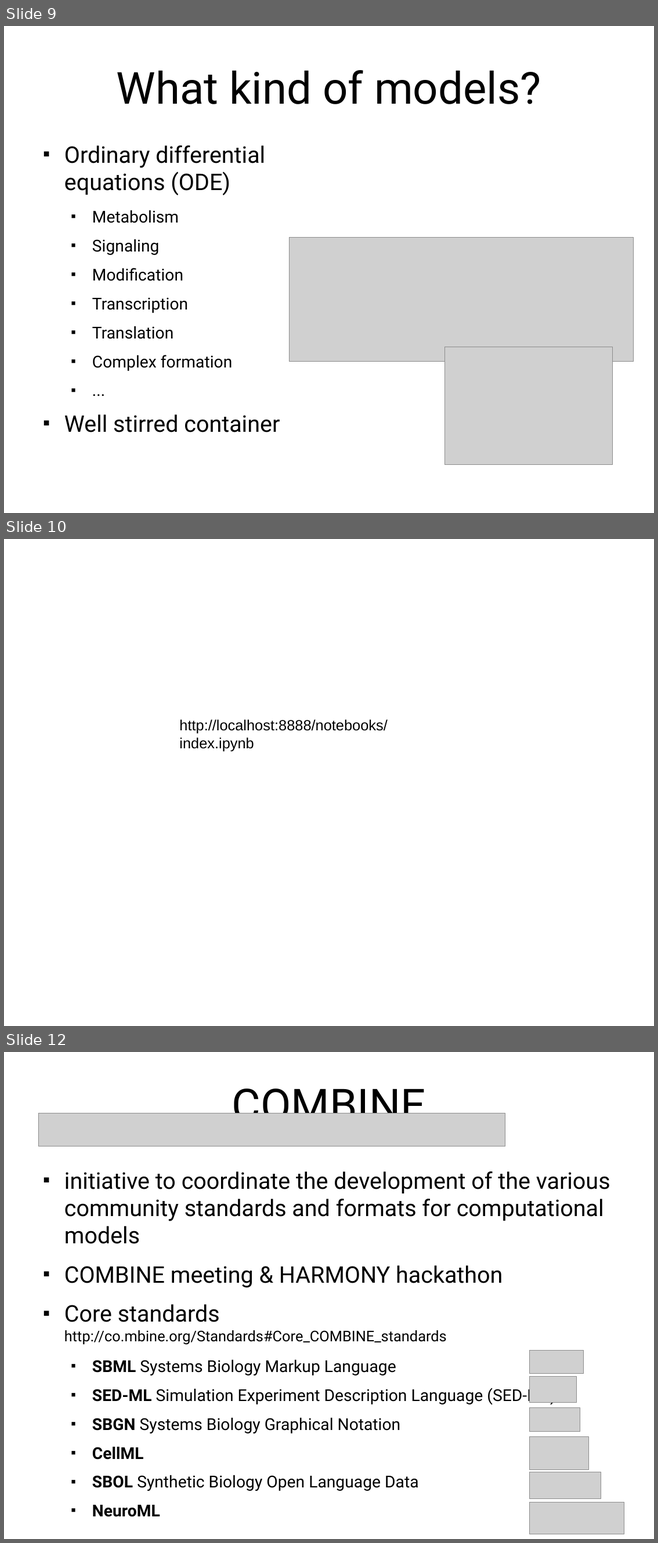
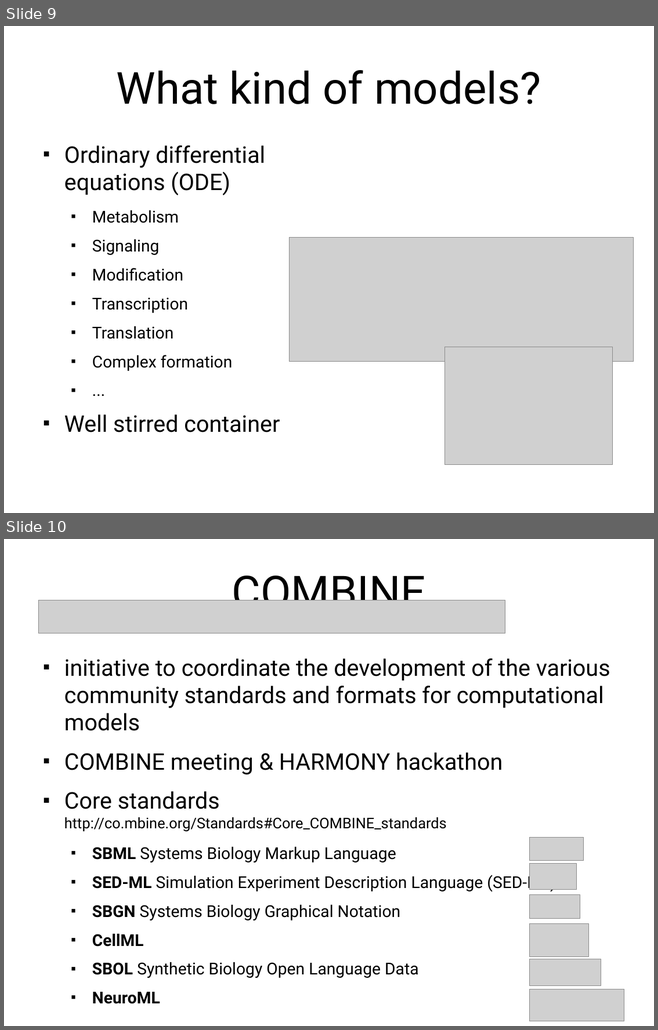
Before and after one commit to matthiaskoenig/lisym-tutorial, a slide deck: presentation/lisym-tutorial.odp. Shown one above the other, each under a label of ours: slides 9, 10 and 12 before the commit, slides 9 and 10 after it; the slides between them are not shown. The pictures are 658x1543 and 658x1030 pixels, drawn with LibreOffice and Linux fonts; fonts in the diff are those of the drawing; grey boxes stand for pictures. Boxes give left, top, right and bottom in pixels: in the first picture for what was removed or moved away, otherwise in the second. Text is boxed around its words. In the diff, an @@ line names an element or a change of style, - is before the commit and + after.

```diff
--- a/presentation/lisym-tutorial.odp
+++ b/presentation/lisym-tutorial.odp
@@ slide 10 removed at bbox=[4, 539, 654, 1026], background #FFFFFF @@
@@ text removed at bbox=[179, 719, 387, 751] @@
-http://localhost:8888/notebooks/index.ipynb
@@ what was slide 12 is now slide 10 @@
```
Also in this commit, not shown: 1 other slide removed, 6 other files.
